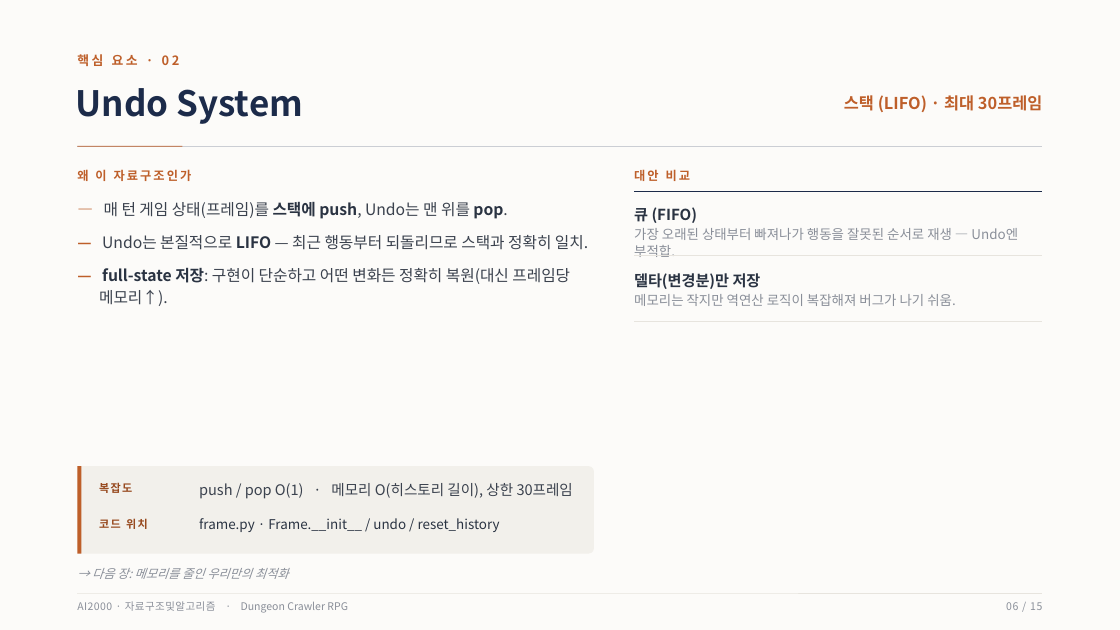
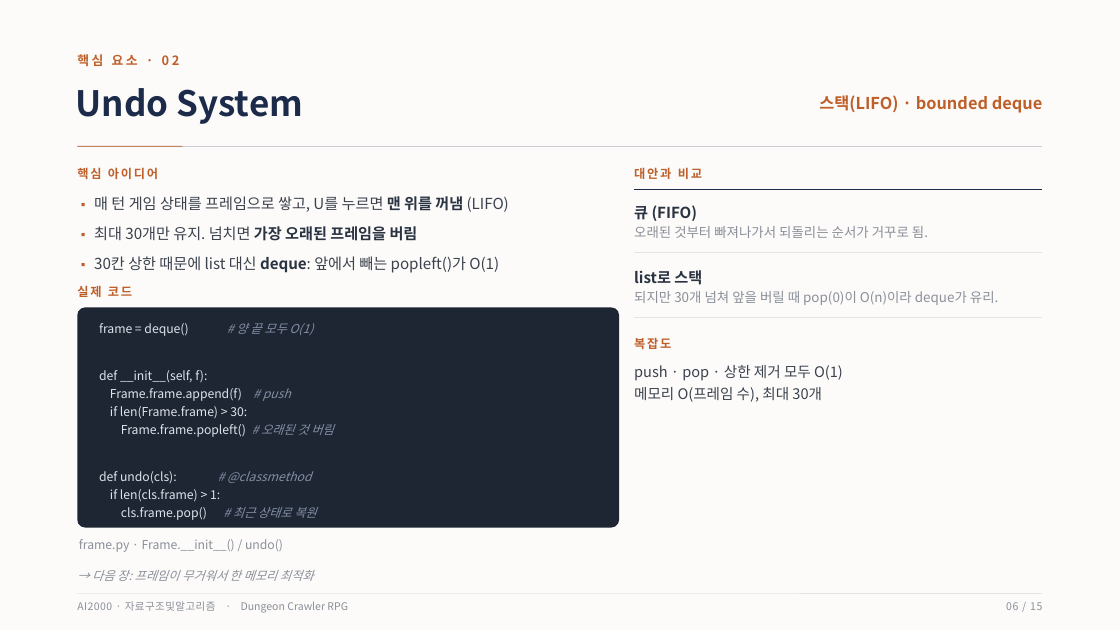
Before and after one commit to chcj5w0/DSA_Dungeon_Project, a slide deck: slide 6 of DSA_Project_평가발표.pptx. Drawn at 1120x630 pixels with LibreOffice and Linux fonts; fonts in the diff are those of the drawing. Boxes give left, top, right and bottom in pixels: in the first picture for what was removed or moved away, otherwise in the second. Text is boxed around its words. In the diff, an @@ line names an element or a change of style, - is before the commit and + after.

```diff
--- a/DSA_Project_평가발표.pptx
+++ b/DSA_Project_평가발표.pptx
@@ text at [819,95,1042,113]: text changed @@
-스택 (LIFO) · 최대 30프레임
+스택(LIFO) · bounded deque
@@ text at [77,167,158,179]: text changed @@
-왜 이 자료구조인가
+핵심 아이디어
@@ text at [634,167,702,179]: text changed @@
-대안 비교
+대안과 비교
@@ text at [94,196,509,273]: text changed; size 13.5 to 13 pt @@
-— 매 턴 게임 상태(프레임)를 스택에 push, Undo는 맨 위를 pop.
-— Undo는 본질적으로 LIFO — 최근 행동부터 되돌리므로 스택과 정확히 일치.
-— full-state 저장: 구현이 단순하고 어떤 변화든 정확히 복원(대신 프레임당 메모리↑).
+▪ 매 턴 게임 상태를 프레임으로 쌓고, U를 누르면 맨 위를 꺼냄 (LIFO)
+▪ 최대 30개만 유지. 넘치면 가장 오래된 프레임을 버림
+▪ 30칸 상한 때문에 list 대신 deque: 앞에서 빼는 popleft()가 O(1)
@@ elbow line (634, 190) - (1043, 190): route changed @@
@@ text at [634,226,928,238]: text changed @@
-가장 오래된 상태부터 빠져나가 행동을 잘못된 순서로 재생 — Undo엔 부적합.
+오래된 것부터 빠져나가서 되돌리는 순서가 거꾸로 됨.
@@ elbow line (634, 253) - (1043, 253): route changed @@
@@ text added at [77,285,132,297], 10.5 pt, text #BE5F2A, bold @@
+실제 코드
@@ text removed at [634,273,761,289] @@
-델타(변경분)만 저장
@@ text removed at [634,294,956,306] @@
-메모리는 작지만 역연산 로직이 복잡해져 버그가 나기 쉬움.
@@ text added at [634,270,702,285], 13 pt, text #2A3342, bold @@
+list로 스택
@@ text added at [634,291,999,305], 11.5 pt, text #8A8F99 @@
+되지만 30개 넘쳐 앞을 버릴 때 pop(0)이 O(n)이라 deque가 유리.
@@ rounded rectangle added at [77,308,619,528], fill #1E2633 @@
@@ text added at [99,323,333,520], 10.5 pt, text #DDE3EC @@
+frame = deque() # 양 끝 모두 O(1)
+def __init__(self, f):
+Frame.frame.append(f) # push
+if len(Frame.frame) > 30:
+Frame.frame.popleft() # 오래된 것 버림
+def undo(cls): # @classmethod
+if len(cls.frame) > 1:
+cls.frame.pop() # 최근 상태로 복원
@@ elbow line moved from (634, 322) - (1043, 322) to (634, 318) - (1043, 318) @@
@@ text "복잡도": place and size @@
-text "복잡도" at [99,482,132,493]
+text "복잡도" at [634,337,671,349]
@@ text "복잡도" at [634,337,671,349]: size 9.5 to 10.5 pt, text colour #97491E to #BE5F2A, letter spacing 1.2 to 1.6 pt @@
@@ text added at [634,365,843,402], 12.5 pt, text #3B424E @@
+push · pop · 상한 제거 모두 O(1)
+메모리 O(프레임 수), 최대 30개
@@ rounded rectangle removed at [77,466,594,554] @@
@@ rectangle removed at [77,466,82,554] @@
@@ text removed at [199,483,573,499] @@
-push / pop O(1) · 메모리 O(히스토리 길이), 상한 30프레임
@@ text at [79,539,283,552]: text changed; size 11.5 to 10.5 pt; text colour #2A3342 to #8A8F99 @@
-frame.py · Frame.__init__ / undo / reset_history
+frame.py · Frame.__init__() / undo()
@@ text removed at [99,518,148,529] @@
-코드 위치
@@ text at [92,570,314,581]: text changed @@
-→ 다음 장: 메모리를 줄인 우리만의 최적화
+→ 다음 장: 프레임이 무거워서 한 메모리 최적화
```
Also in this commit, not shown: 14 other slides changed, 10 other files.
